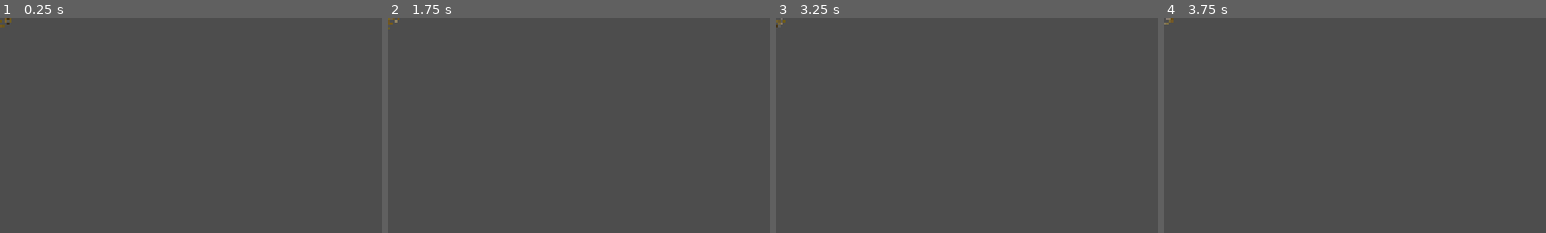
Above: before the commit, frames 1-4 (left to right).
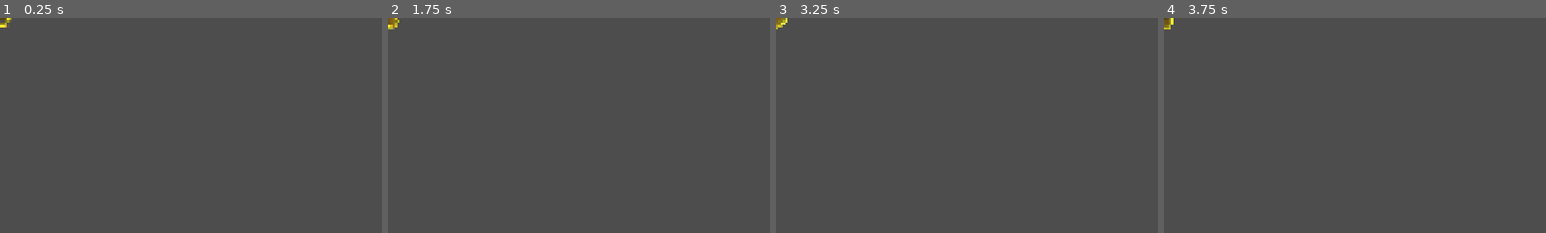
Above: after the commit, the same moments.

Repository: StoriTella/drunkenflyersserver
Game: Godot game, scene res://scenes/balls/tumbleweed_ball.tscn
The game is run twice, just before and just after one commit, with the same random seed, the same clock (stepped at 60 frames per second) and the same inputs. This scene is started directly instead of the project's main scene.
Inputs:
- Up to frame 1 (0.25 s): no input
- Up to frame 2 (1.75 s): tap Enter at 1.25 s
- Up to frame 3 (3.25 s): tap R (reset_game) at 2.75 s
- Up to frame 4 (3.75 s): tap R (reset_game) at 3.5 s
The pictures show only the part of the screen within x 0-50%, y 0-50%; the shares and areas given below are measured in that part.

The runs differ from the first frame. In frame 1, less than 0.1% of the frame differs, in the area x 0-3%, y 0-5%; in frame 2, 0.1%, in the area x 0-3%, y 0-6%; in frame 3, 0.1%; in frame 4, 0.1%.

Commit message:
change tumbleweed to teleport

Diff:
--- a/scenes/balls/tumbleweed_ball.tscn
+++ b/scenes/balls/tumbleweed_ball.tscn
@@ -1,7 +1,7 @@
 [gd_scene format=3 uid="uid://dcpb4hekmegcr"]
 
 [ext_resource type="Script" uid="uid://j4r660otes8f" path="res://scripts/balls/tumbleweed_ball.gd" id="1_607us"]
-[ext_resource type="Texture2D" uid="uid://c5bypui6fc8a4" path="res://assets/tumbleweed.png" id="2_607us"]
+[ext_resource type="Texture2D" uid="uid://hvq2bgpvkqph" path="res://assets/portal.png" id="2_607us"]
 
 [sub_resource type="CircleShape2D" id="CircleShape2D_p73km"]
 radius = 23.135471
@@ -16,7 +16,8 @@
 script = ExtResource("1_607us")
 
 [node name="Sprite2D" type="Sprite2D" parent="." unique_id=428874840]
-scale = Vector2(0.15, 0.15)
+position = Vector2(2.3841858e-06, 2.861023e-06)
+scale = Vector2(0.24472572, 0.15189874)
 texture = ExtResource("2_607us")
 
 [node name="CollisionShape2D" type="CollisionShape2D" parent="." unique_id=1984610187]
--- a/scripts/nave/nave.gd
+++ b/scripts/nave/nave.gd
@@ -59,6 +59,15 @@
 
 var input_dir: Vector2 = Vector2.ZERO
 
+@export var line_color: Color = Color.YELLOW
+@export var line_width: float = 3.0
+@export var duration: float = 1.0
+@export var teleport_min_times: int = 5
+@export var teleport_max_times: int = 10
+@export var min_distance_teleport: int = 50
+@export var max_distance_teleport: int = 200
+
+
 func _ready():
 	initial_position = position
 	initial_rotation = rotation
@@ -279,7 +288,10 @@
 	dents += 0
 	Global.rpc_id(player_id, "hit_by_tumbleweed_ball_sound")
 	check_ship_failure()
-	random_teleport(margin_teleport)
+	var n_teleports = randi_range(teleport_min_times, teleport_max_times)
+	for i in range(n_teleports):
+		portal_teleport()
+	#random_teleport(margin_teleport)
 
 func hit_by_cannonball(damage: int):
 	points += damage
@@ -287,6 +299,24 @@
 	set_core_enabled(false)
 	core_damaged.visible = true
 	Global.disable_player_direction(player_id, "core")
+
+func portal_teleport():
+	var start = position
+	var distance_teleport = randi_range(min_distance_teleport, max_distance_teleport)
+	var end = GenericPositions.get_random_position_near(start,distance_teleport , 50.0)
+
+	var line = Line2D.new()
+	line.width = line_width
+	line.default_color = line_color
+	line.add_point(start)
+	line.add_point(end)
+	get_parent().add_child(line)
+	position = end
+
+	if duration > 0:
+		await get_tree().create_timer(duration).timeout
+		if is_instance_valid(line):
+			line.queue_free()
 
 func random_teleport(margin: float = 100.0):
 	var viewport = get_viewport().get_visible_rect().size
--- a/scripts/points/coin.gd
+++ b/scripts/points/coin.gd
@@ -3,7 +3,7 @@
 class_name Coin
 
 @export var coin_type: PointsTypeEnum.PointsType = PointsTypeEnum.PointsType.COIN
-@export var points: int = 10
+@export var points: int = 5
 @export var point_delay: float = 0.2
 @export var expiration_date_off_screen: float = 0.1
 @export var expiration_date: float = 13.0
--- a/scripts/points/diamond.gd
+++ b/scripts/points/diamond.gd
@@ -3,7 +3,7 @@
 class_name Diamond
 
 
-@export var points: int = 50
+@export var points: int = 10
 @export var speed: float = 400.0
 var start_pos: Vector2
 var direction: Vector2
--- a/scripts/utils/generic_positions.gd
+++ b/scripts/utils/generic_positions.gd
@@ -19,6 +19,22 @@
 	var random_y = randf_range(top, bottom)
 
 	return Vector2(random_x, random_y)
+
+func get_random_position_near(global_pos: Vector2, max_distance: float, margin: float = 50.0) -> Vector2:
+	var viewport_size = get_viewport().get_visible_rect().size
+	var left = -viewport_size.x / 2 + margin
+	var right = viewport_size.x / 2 - margin
+	var top = -viewport_size.y / 2 + margin
+	var bottom = viewport_size.y / 2 - margin
+
+	for attempt in range(10):
+		var angle = randf_range(0, TAU)
+		var dist = randf_range(0, max_distance)
+		var pos = global_pos + Vector2(cos(angle), sin(angle)) * dist
+		if pos.x >= left and pos.x <= right and pos.y >= top and pos.y <= bottom:
+			return pos
+
+	return get_random_position_in_screen(margin)
 
 func get_random_position_outside_screen(margin: float = 50.0) -> Vector2:
 	var viewport_size = get_viewport().get_visible_rect().size
Binary file added: assets/portal.png
Not shown, added: assets/portal.png.import
Not shown, changed: TodoList
